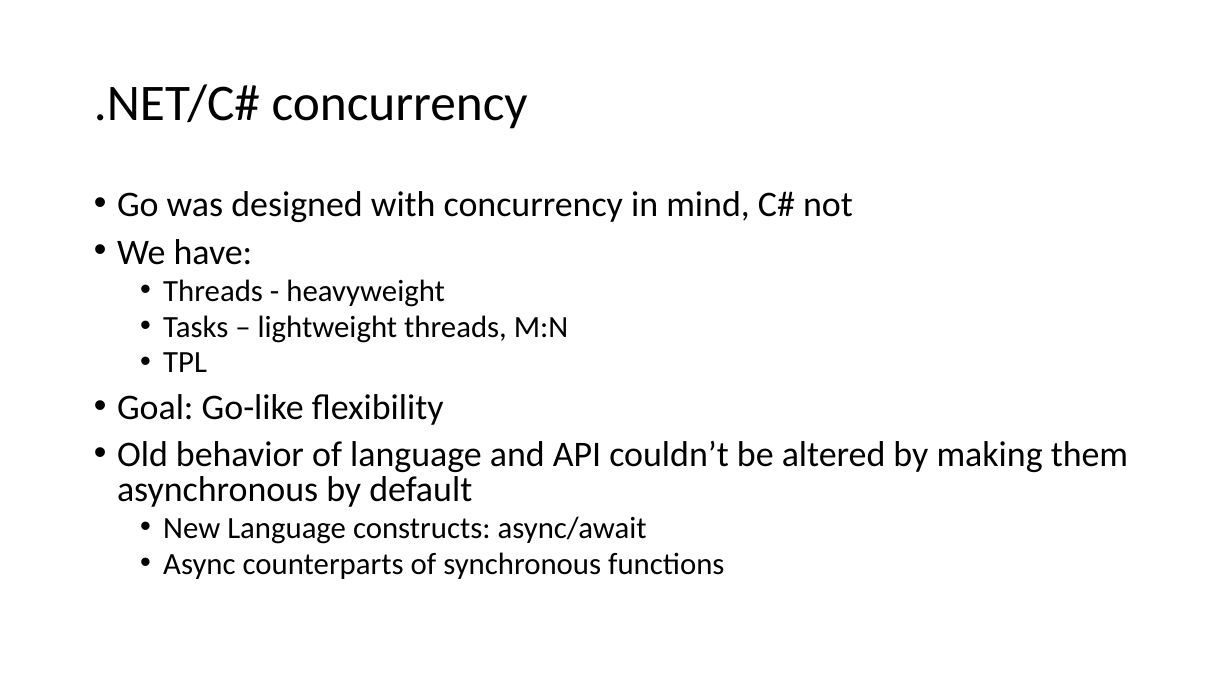
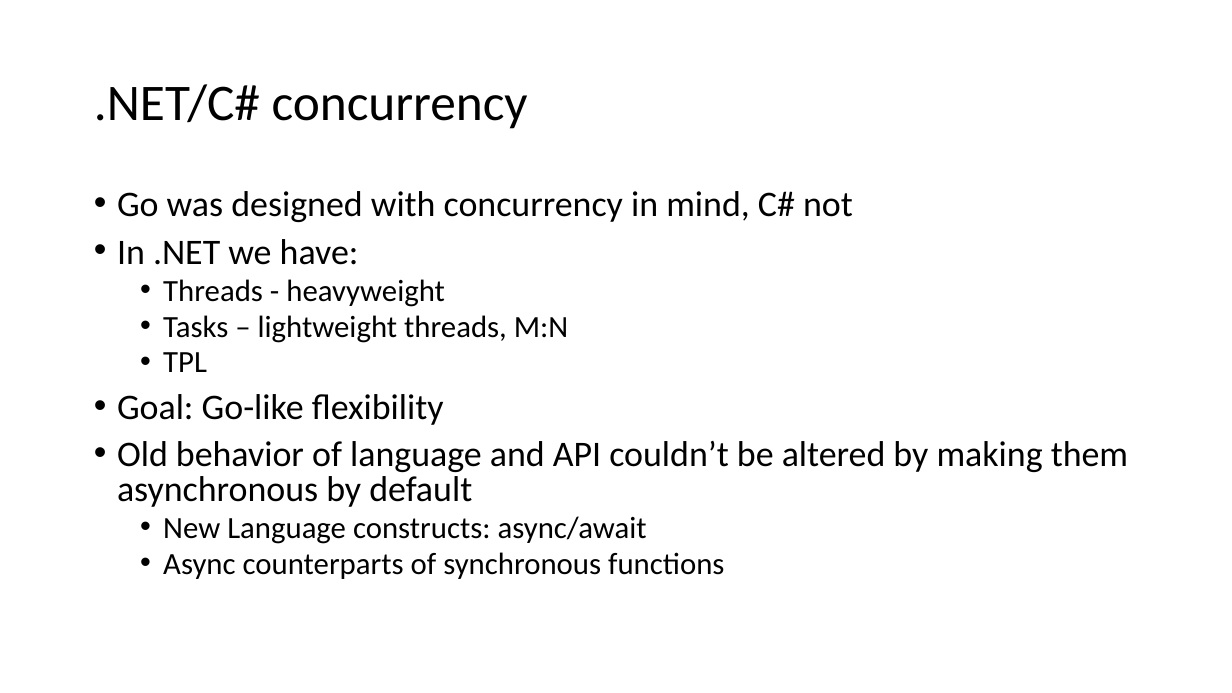
Before and after one commit to kpocza/GoSharp, a slide deck: slide 17 of talks/szszk20180512/SzSzK180512_GoSharp.odp. Drawn at 1232x693 pixels with LibreOffice and Linux fonts; fonts in the diff are those of the drawing. Boxes give left, top, right and bottom in pixels: in the first picture for what was removed or moved away, otherwise in the second. Text is boxed around its words. In the diff, an @@ line names an element or a change of style, - is before the commit and + after.

```diff
--- a/talks/szszk20180512/SzSzK180512_GoSharp.odp
+++ b/talks/szszk20180512/SzSzK180512_GoSharp.odp
@@ text at [117, 239, 359, 265]: text changed @@
-• We have:
+• In .NET we have:
```
Also in this commit, not shown: 1 other slide changed, 1 slide added.
